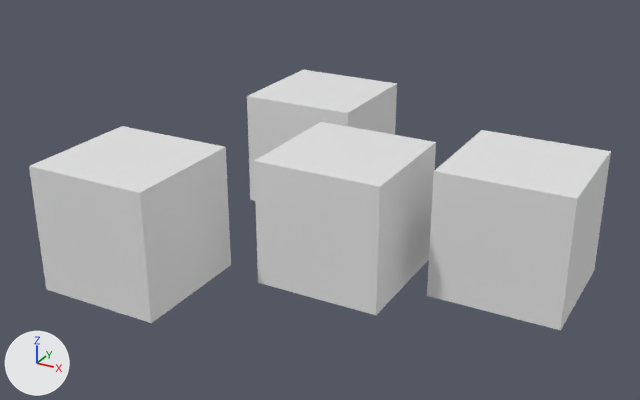
Renders of the glTF model colour-box.gltf from each side of a commit.
Both versions are drawn from a 50 mm camera at (2.8, -5.51, 2.81) aimed at (-0.29, 0.1, 0.0). Every picture has the same lights, and +X, +Y and +Z are marked at lower left. Where no turn or scale is listed for an object, it has been applied to the vertices.
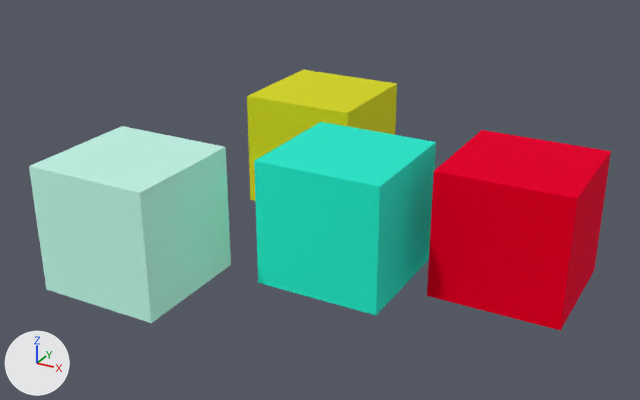
Location of each change, (x1, y1, x2, y2) in pixels of the pictures (640 x 400 px):
'Box.001', recoloured: (29, 126, 231, 323) in both
'Box.002', recoloured: (427, 130, 611, 330) in both
'Box', recoloured (white to cyan): (254, 122, 436, 315) in both
'Box.003', recoloured (white to yellow): (247, 70, 397, 201) in both

Patch to the scene script:
```diff
--- a/colour-box.gltf.py
+++ b/colour-box.gltf.py
@@ mat_default_box_003 @@
+mat_default_box_003 = principled_material('Default-Box.003')
+mat_default_box_003.base_color = (0.855, 0.859, 0.051)  # yellow #eeee40
+mat_default_box_003.metallic = 1.0
+mat_default_box_003.roughness = 1.0
@@ mat_default_box_002 @@
+mat_default_box_002 = principled_material('Default-Box.002')
+mat_default_box_002.base_color = (0.941, 0.0, 0.051)  # pink #f80040
+mat_default_box_002.metallic = 1.0
+mat_default_box_002.roughness = 1.0
@@ mat_default_box_001 @@
+mat_default_box_001 = principled_material('Default-Box.001')
+mat_default_box_001.base_color = (0.753, 1.0, 0.933)  # white #e1fff7
+mat_default_box_001.metallic = 1.0
+mat_default_box_001.roughness = 1.0
@@ mat_default_box @@
+mat_default_box = principled_material('Default-Box')
+mat_default_box.base_color = (0.0588, 0.945, 0.808)  # cyan #45f9e8
+mat_default_box.metallic = 1.0
+mat_default_box.roughness = 1.0
@@ me_mesh_0 @@
 me_mesh_0.from_pydata(...)  # 8 vertices, 12 faces; spans x -0.5..0.5, y -0.5..0.5, z -0.5..0.5
+me_mesh_0.materials.append(mat_default_box)  # cyan #45f9e8
@@ me_mesh_1 @@
 me_mesh_1.from_pydata(...)  # 8 vertices, 12 faces; spans x -0.5..0.5, y -0.5..0.5, z -0.5..0.5
+me_mesh_1.materials.append(mat_default_box_001)  # white #e1fff7
@@ me_mesh_2 @@
 me_mesh_2.from_pydata(...)  # 8 vertices, 12 faces; spans x -0.5..0.5, y -0.5..0.5, z -0.5..0.5
+me_mesh_2.materials.append(mat_default_box_002)  # pink #f80040
@@ me_mesh_3 @@
 me_mesh_3.from_pydata(...)  # 8 vertices, 12 faces; spans x -0.5..0.5, y -0.5..0.5, z -0.5..0.5
+me_mesh_3.materials.append(mat_default_box_003)  # yellow #eeee40
```
